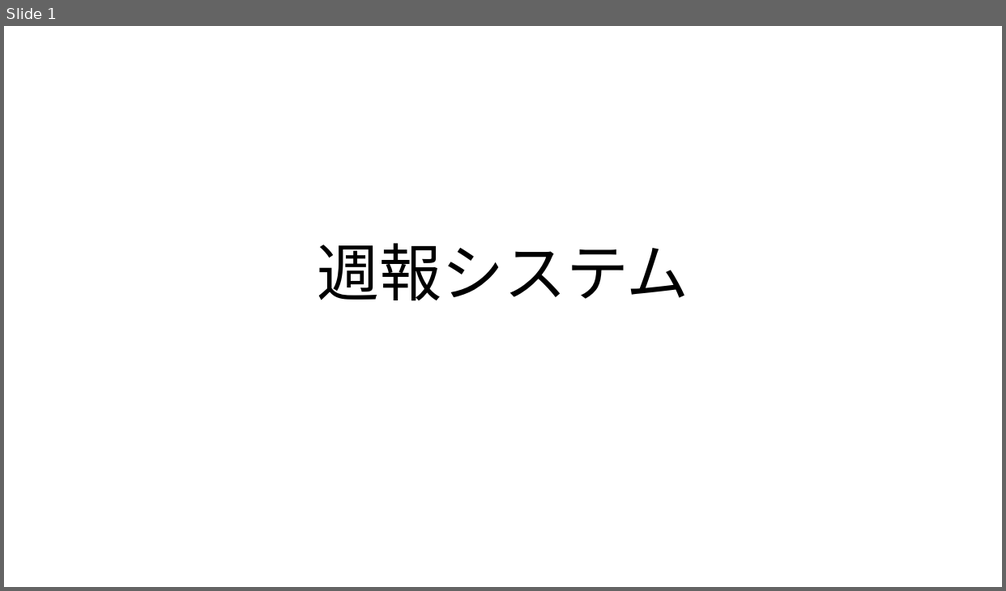
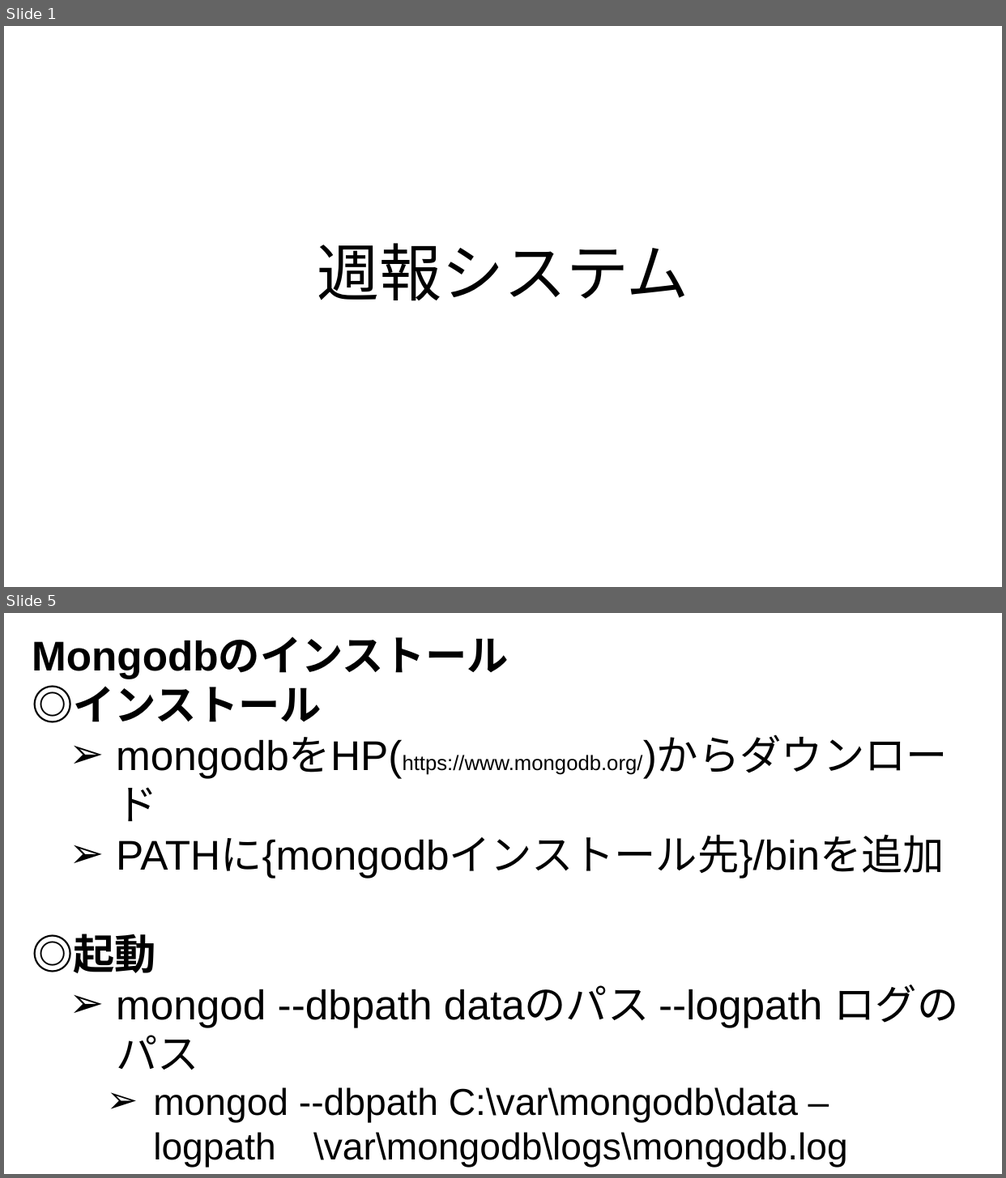
Before and after one commit to systemdevelopment/weeklyReport, a slide deck: doc/開発環境.pptx. Shown one above the other, each under a label of ours: slide 1 before the commit, slides 1 and 5 after it; the slides between them are not shown. The pictures are 1006x591 and 1006x1178 pixels, drawn with LibreOffice and Linux fonts; fonts in the diff are those of the drawing. Boxes give left, top, right and bottom in pixels: in the first picture for what was removed or moved away, otherwise in the second. Text is boxed around its words. In the diff, an @@ line names an element or a change of style, - is before the commit and + after.

```diff
--- a/doc/開発環境.pptx
+++ b/doc/開発環境.pptx
@@ slide 5 added at [4, 613, 1002, 1174], background #FFFFFF @@
@@ text added at [32, 637, 959, 1168], 40 pt, text #000000 @@
+Mongodbのインストール
+◎インストール
+  ➢ mongodbをHP(https://www.mongodb.org/)からダウンロード
+  ➢ PATHに{mongodbインストール先}/binを追加
+◎起動
+  ➢ mongod --dbpath dataのパス --logpath ログのパス
+    ➢ mongod --dbpath C:\var\mongodb\data –logpath \var\mongodb\logs\mongodb.log
```
Also in this commit, not shown: 2 slides changed, 3 other slides added, 3 other files.
